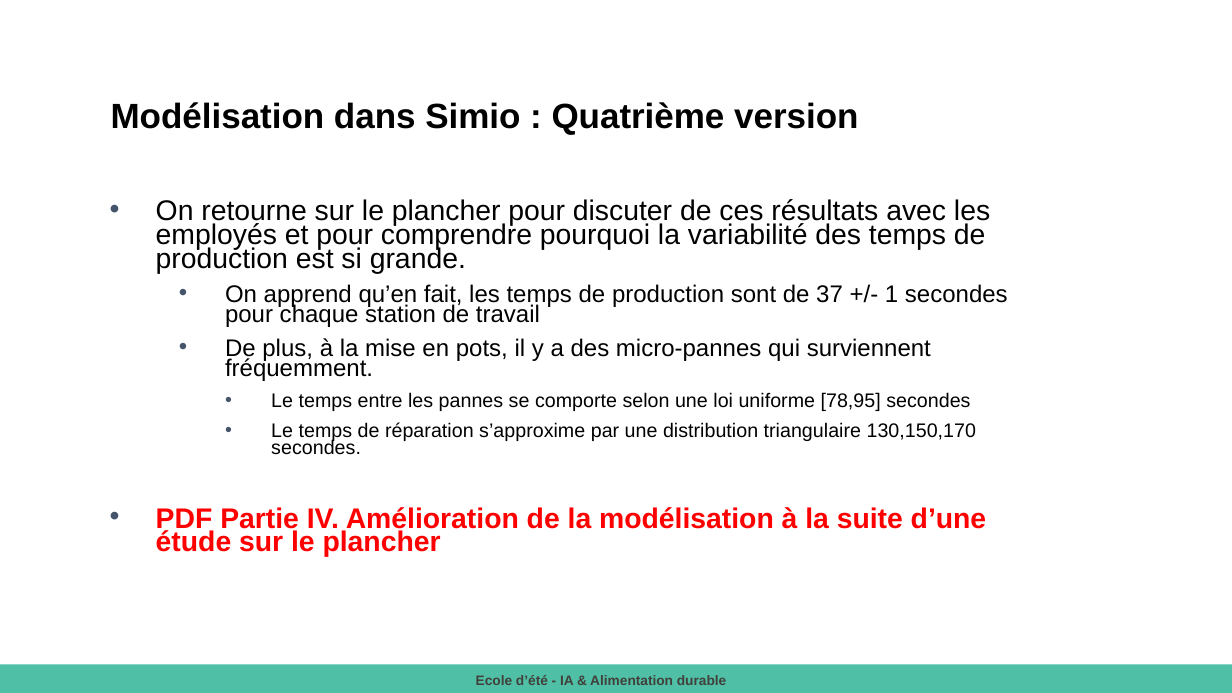
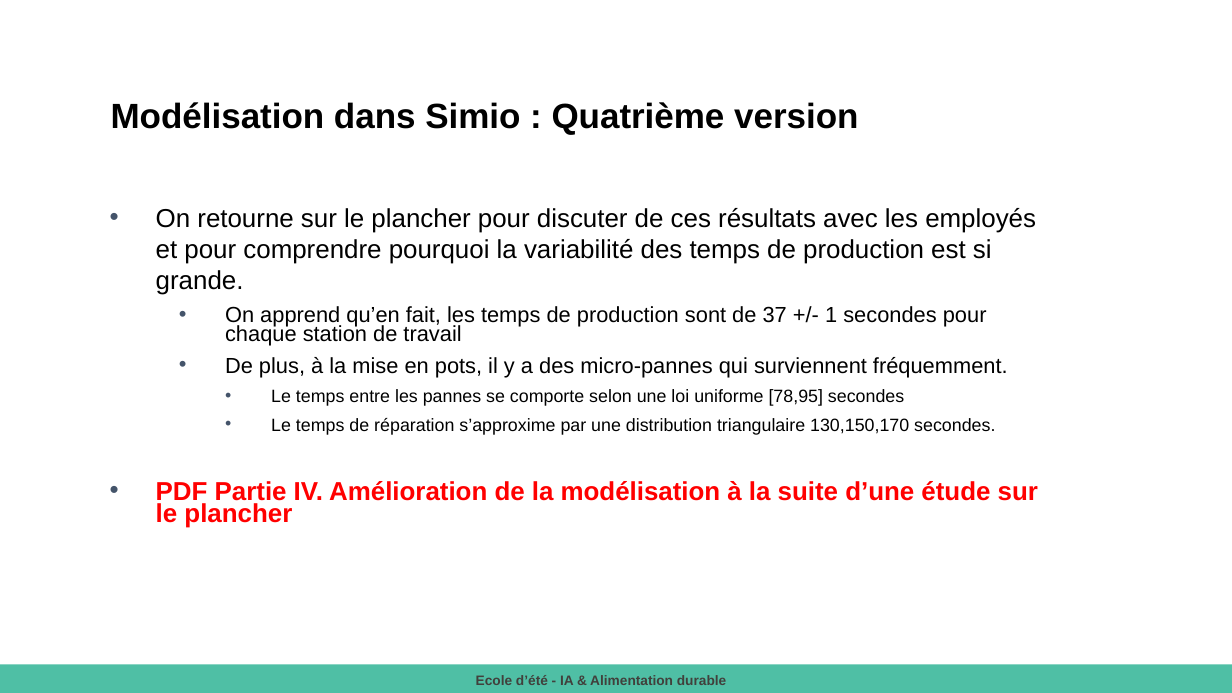
Before and after one commit to Menard980/2025-08-26-_La-_simulation_pour_pallier_le_manque_de_donnees-Ecole_ete_IA_et_Alimentation_durable, a slide deck: slide 15 of 2025 Présentation Atelier simulation.pptx. Drawn at 1232x693 pixels with LibreOffice and Linux fonts; fonts in the diff are those of the drawing. Boxes give left, top, right and bottom in pixels: in the first picture for what was removed or moved away, otherwise in the second. Text is boxed around its words. In the diff, an @@ line names an element or a change of style, - is before the commit and + after.

```diff
--- a/2025 Présentation Atelier simulation.pptx
+++ b/2025 Présentation Atelier simulation.pptx
@@ text "On retourne sur le plancher ..." at (156, 208, 1038, 528): size 22.1 to 20.1 pt in "On retourne sur le plancher pour discuter ...", "PDF Partie IV. Amélioration de la modélisation ..."; size 18.7 to 17.1 pt in "On apprend qu’en fait, les temps de ...", "De plus, à la mise en pots, ..."; size 15.3 to 13.9 pt in "Le temps entre les pannes se comporte ...", "Le temps de réparation s’approxime par une ..."; line spacing 0.7 to 1 @@
```
Also in this commit, not shown: 7 other slides changed, 2 slides added, 2 slides removed.
